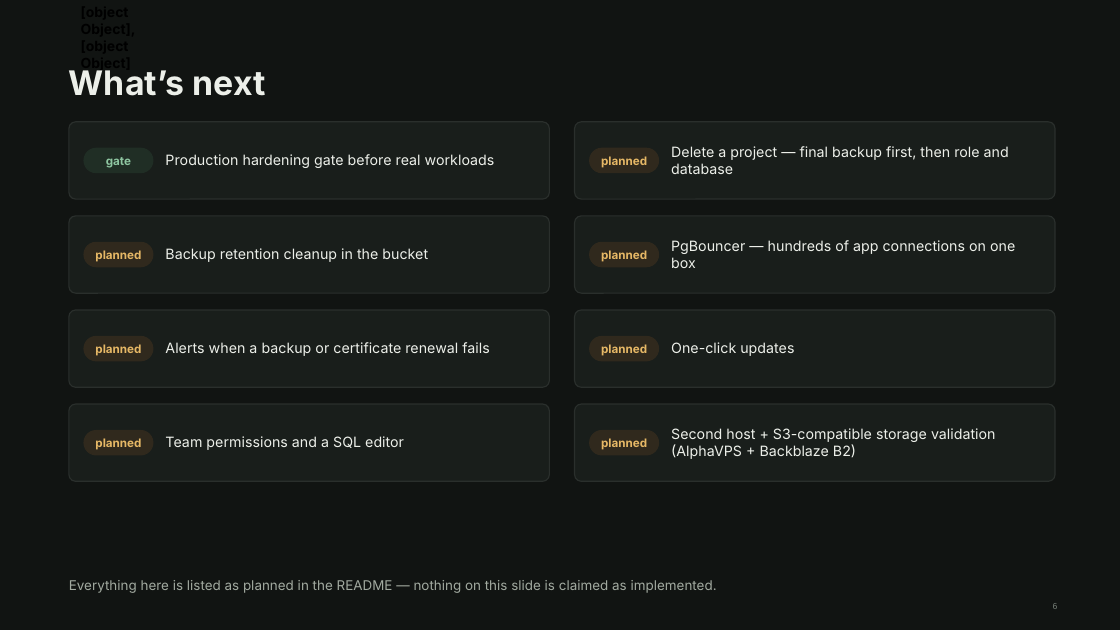
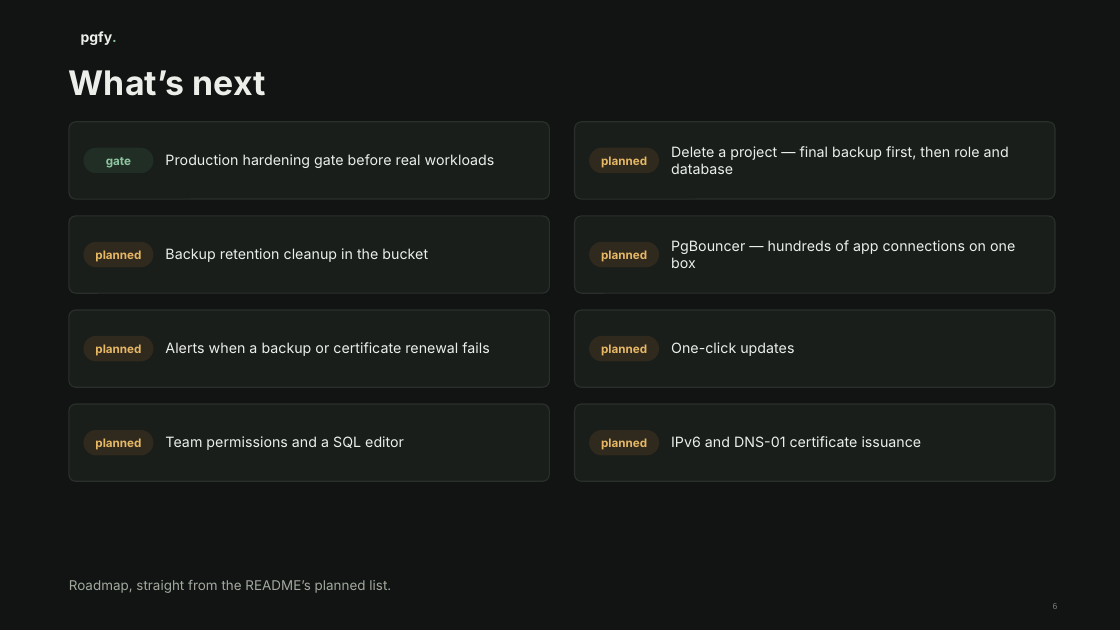
Before and after one commit to c-varun14/Pgfy, a slide deck: slide 6 of docs/deck/pgfy-pitch.pptx. Drawn at 1120x630 pixels with LibreOffice and Linux fonts; fonts in the diff are those of the drawing; background and template pictures are left out. Boxes give left, top, right and bottom in pixels: in the first picture for what was removed or moved away, otherwise in the second. Text is boxed around its words. In the diff, an @@ line names an element or a change of style, - is before the commit and + after.

```diff
--- a/docs/deck/pgfy-pitch.pptx
+++ b/docs/deck/pgfy-pitch.pptx
@@ text added at [112, 27, 122, 48], 12 pt, text #8FC7A2, bold @@
+.
@@ text added at [81, 31, 117, 45], 12 pt, text #ECEFE9, bold @@
+pgfy
@@ text removed at [81, 70, 131, 72] @@
-[object Object],[object Object]
@@ text at [671, 436, 922, 447]: text changed @@
-Second host + S3-compatible storage validation (AlphaVPS + Backblaze B2)
+IPv6 and DNS-01 certificate issuance
@@ text at [69, 580, 391, 593]: text changed @@
-Everything here is listed as planned in the README — nothing on this slide is claimed as implemented.
+Roadmap, straight from the README’s planned list.
```
Also in this commit, not shown: 6 other slides changed, 3 other files.
